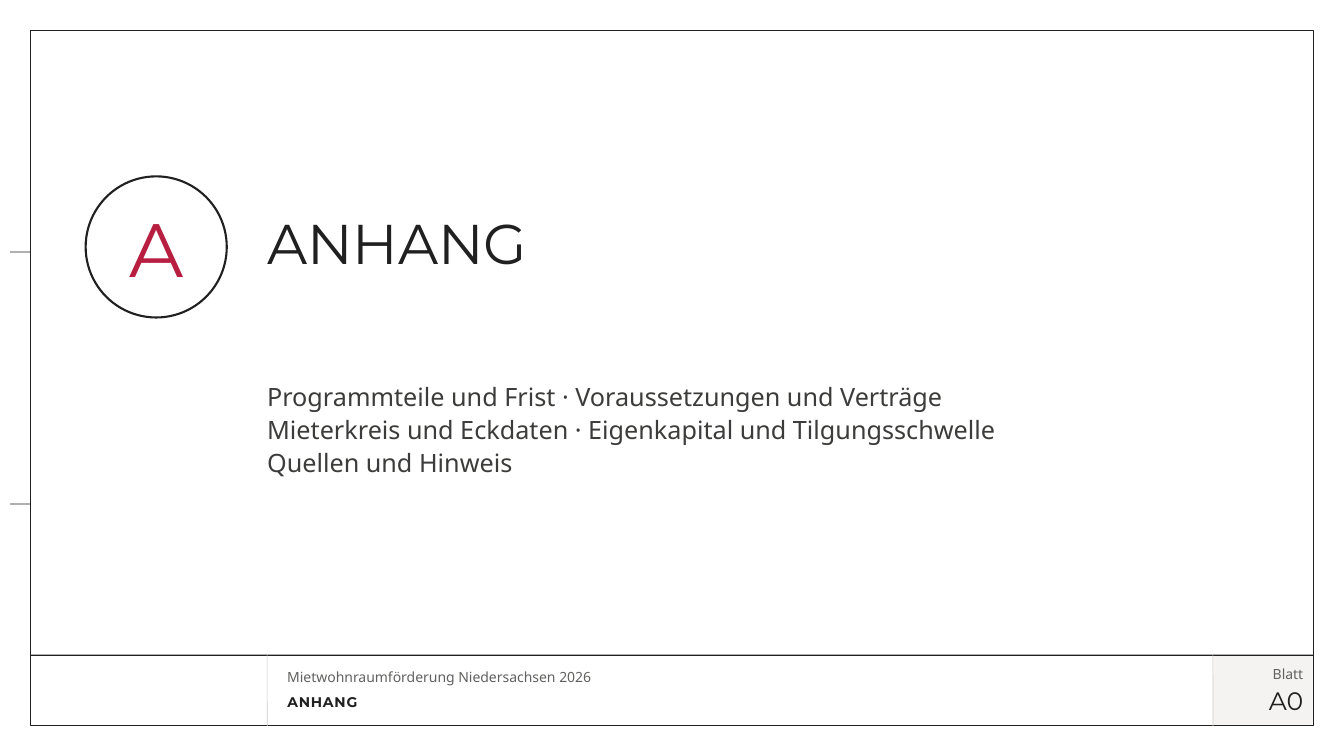
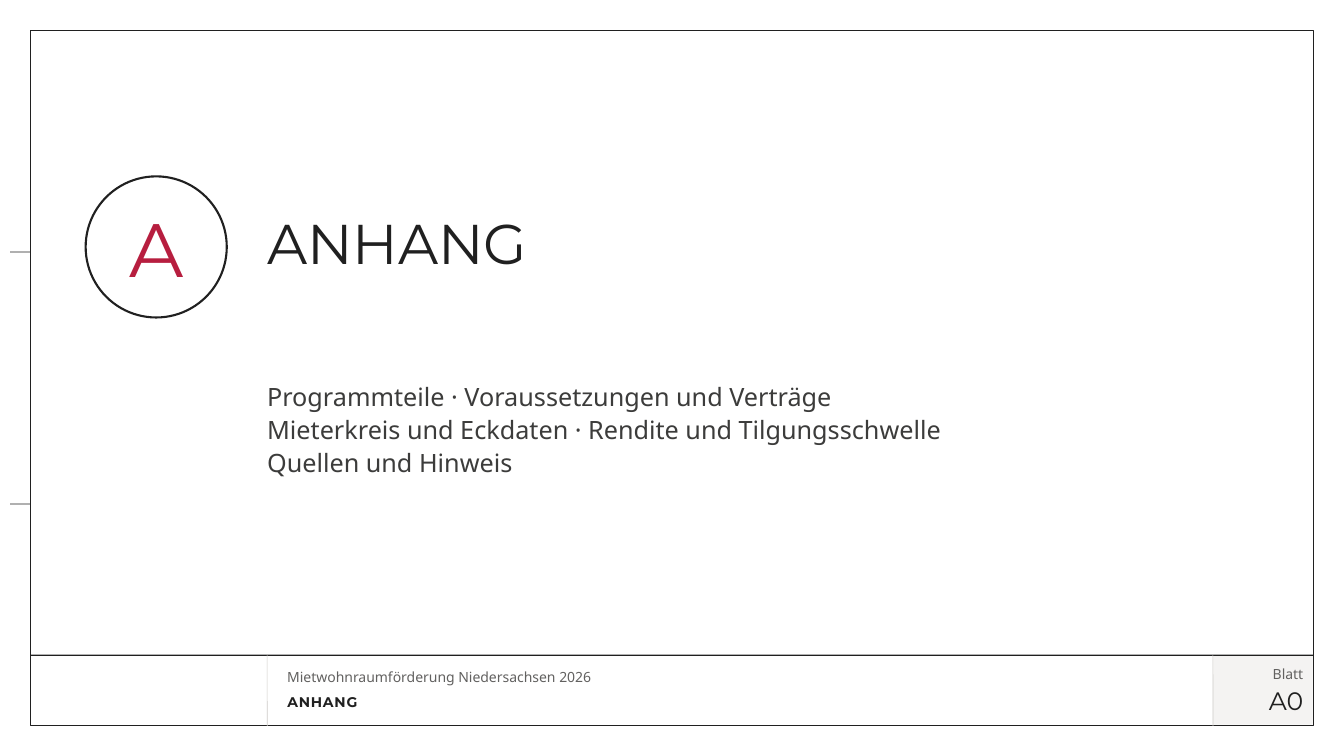
Before and after one commit to vgedaschko/NBank, a slide deck: slide 29 of praesentation/dist/PGN-Mietwohnraumfoerderung-Niedersachsen-2026-Vortrag.pptx. Drawn at 1344x756 pixels with LibreOffice and Linux fonts; fonts in the diff are those of the drawing; background and template pictures are left out. Boxes give left, top, right and bottom in pixels: in the first picture for what was removed or moved away, otherwise in the second. Text is boxed around its words. In the diff, an @@ line names an element or a change of style, - is before the commit and + after.

```diff
--- a/praesentation/dist/PGN-Mietwohnraumfoerderung-Niedersachsen-2026-Vortrag.pptx
+++ b/praesentation/dist/PGN-Mietwohnraumfoerderung-Niedersachsen-2026-Vortrag.pptx
@@ text at (x1=267, y1=387, x2=941, y2=445): text changed @@
-Programmteile und Frist · Voraussetzungen und Verträge
-Mieterkreis und Eckdaten · Eigenkapital und Tilgungsschwelle
+Programmteile · Voraussetzungen und Verträge
+Mieterkreis und Eckdaten · Rendite und Tilgungsschwelle
```
Also in this commit, not shown: 9 other slides changed, 23 other files.
